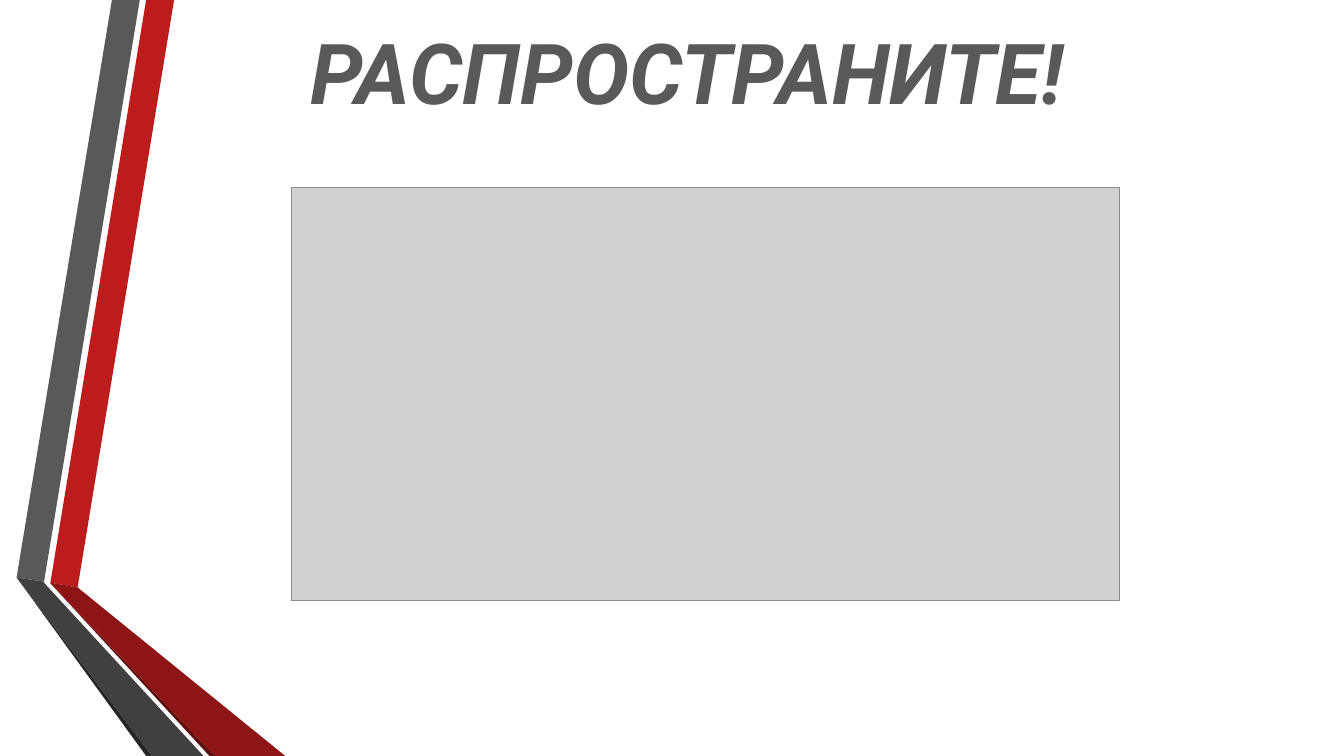
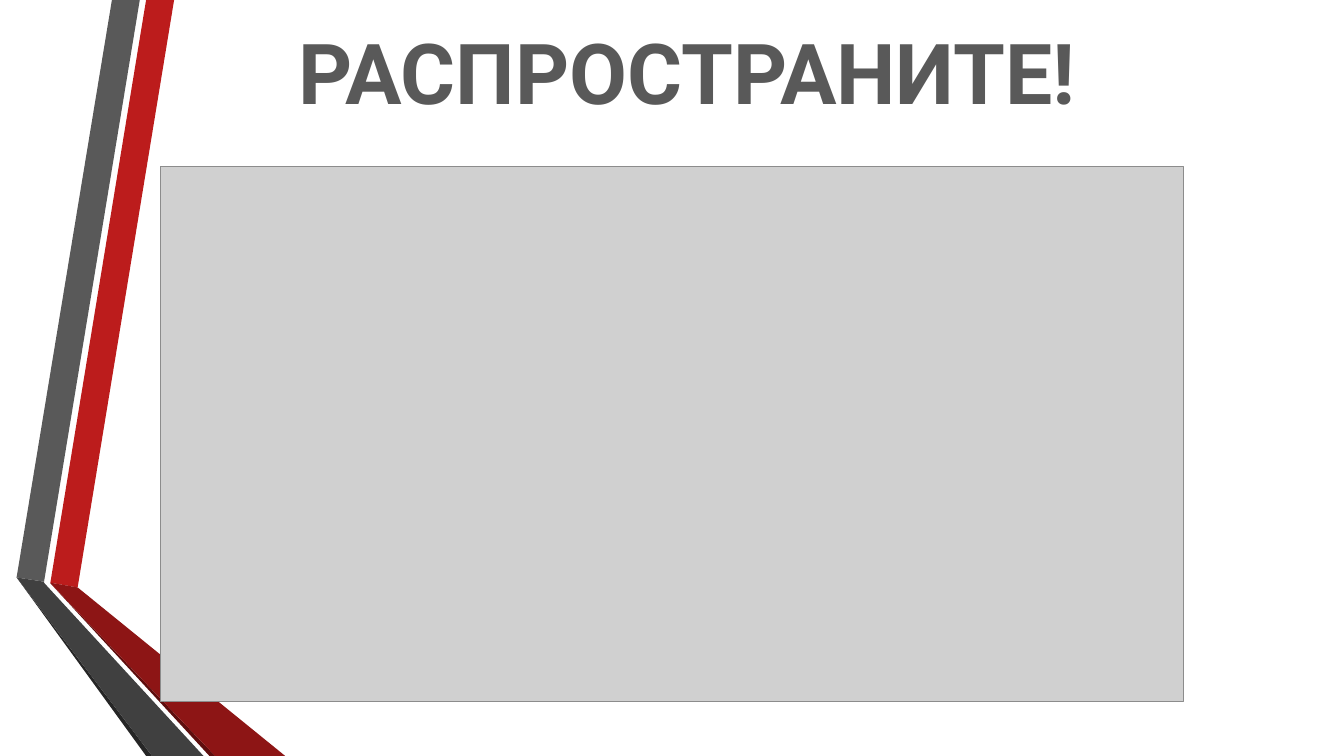
Before and after one commit to DanteTemplar/NPK, a slide deck: slide 10 of Нейронные Сети, Бельков.pptx. Drawn at 1344x756 pixels with LibreOffice and Linux fonts; fonts in the diff are those of the drawing; grey boxes stand for pictures; background and template pictures are left out. Boxes give left, top, right and bottom in pixels: in the first picture for what was removed or moved away, otherwise in the second. Text is boxed around its words. In the diff, an @@ line names an element or a change of style, - is before the commit and + after.

```diff
--- a/Нейронные Сети, Бельков.pptx
+++ b/Нейронные Сети, Бельков.pptx
@@ title "РАСПРОСТРАНИТЕ!" at box(298, 43, 1075, 105): italic off @@
@@ picture: place and size @@
-picture at box(291, 188, 1120, 601)
+picture at box(160, 166, 1184, 702)
```
Also in this commit, not shown: 3 other slides changed, 14 slides added, 9 slides removed, 1 other file.
